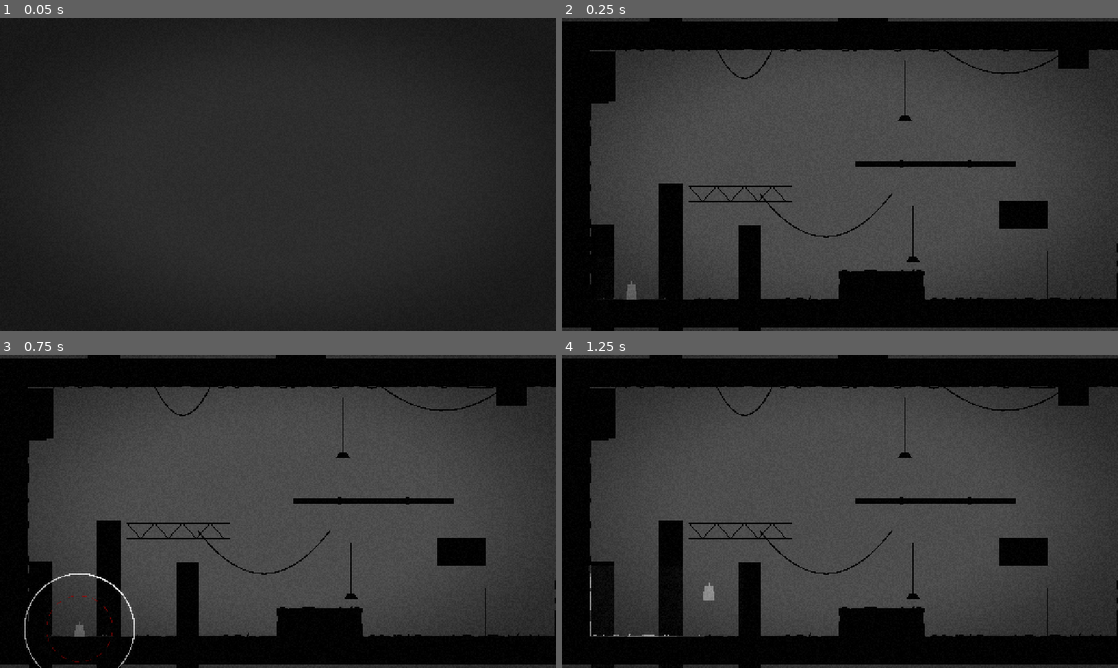
Above: before the commit, frames 1-4 (two rows, left to right).
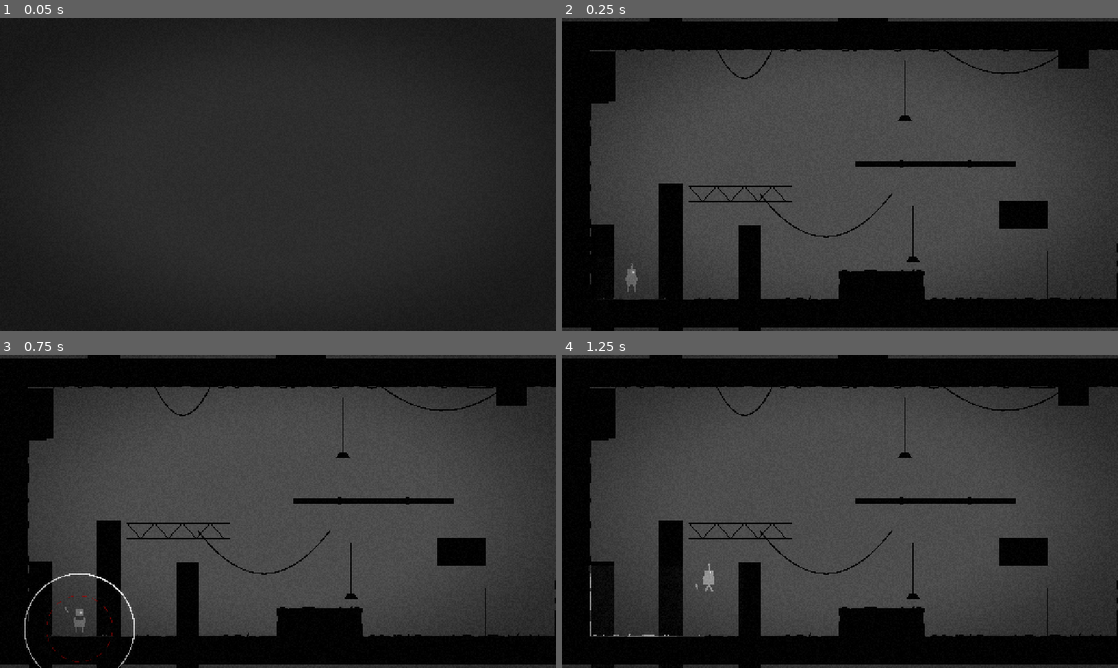
Above: after the commit, the same moments.

Repository: Joshuamathewj2/Signal-Lost
Game: Godot game, scene res://scenes/main/main.tscn
Same seed, same stepped clock (60 frames per second), same inputs: the game is played once before the commit and once after it.
Inputs (mouse positions are in pixels of both pictures, inside the frame that each line leads up to):
- Up to frame 1 (0.05 s): no input
- Up to frame 2 (0.25 s): no input
- Up to frame 3 (0.75 s): tap Enter at 0.5 s; move the mouse to (400, 495) at 0.52 s; hold D (move_right) from 0.53 s (still down); hold Shift (sneak) from 0.53 s (still down); click (400, 495) at 0.67 s
- Up to frame 4 (1.25 s): keep holding D (move_right); keep holding Shift (sneak); tap Space (jump) at 0.77, 0.8, 1.07 s

Frame 1 is identical in both runs. In frame 2, 0.2% of the frame differs, in the area x 11-14%, y 78-90%; in frame 3, 0.1%; in frame 4, 0.2%, in the area x 24-28%, y 66-79%.
Error in both runs: Invalid access to property or key 'origin' on a base object of type 'RefCounted (NoiseEvent)'. (res://scenes/sonar/ripple_rings.gd:22)

Commit message:
P6-T3: robot animation

Diff:
--- /dev/null
+++ b/scenes/player/death_burst.gd
@@ -0,0 +1,6 @@
+class_name DeathBurst
+extends CPUParticles2D
+
+func _ready() -> void:
+	emitting = true
+	finished.connect(queue_free)
--- /dev/null
+++ b/scenes/player/death_burst.tscn
@@ -0,0 +1,19 @@
+[gd_scene format=3 uid="uid://cdeath_burst_01"]
+
+[ext_resource type="Script" path="res://scenes/player/death_burst.gd" id="1_dbgd"]
+
+[node name="DeathBurst" type="CPUParticles2D"]
+emitting = false
+amount = 60
+lifetime = 0.9
+one_shot = true
+explosiveness = 1.0
+direction = Vector2(0, -1)
+spread = 180.0
+gravity = Vector2(0, 300)
+initial_velocity_min = 60.0
+initial_velocity_max = 180.0
+scale_amount_min = 1.5
+scale_amount_max = 2.5
+color = Color(1, 1, 1, 1)
+script = ExtResource("1_dbgd")
--- a/scenes/player/player_visual.gd
+++ b/scenes/player/player_visual.gd
@@ -1,11 +1,24 @@
 class_name PlayerVisual
 extends Node2D
 
+const DEATH_BURST_SCENE: PackedScene = preload("res://scenes/player/death_burst.tscn")
+
 @onready var body_polygon: Polygon2D = $Body
 @onready var head_polygon: Polygon2D = $Head
+@onready var eye_polygon: Polygon2D = $Eye
 @onready var antenna_line: Line2D = $Antenna
+@onready var antenna_tip: Polygon2D = $Antenna/AntennaTip
+@onready var leg_l: Line2D = $LegL
+@onready var leg_r: Line2D = $LegR
+@onready var arm_l: Line2D = $ArmL
+@onready var arm_r: Line2D = $ArmR
 
 var current_pose: StringName = &"idle"
+var current_facing: int = 1
+var anim_time: float = 0.0
+var walk_phase: float = 0.0
+var land_tween: Tween = null
+var is_dead: bool = false
 
 func _ready() -> void:
 	update_colors()
@@ -18,20 +31,150 @@
 		body_polygon.color = c
 	if head_polygon != null:
 		head_polygon.color = c
+	if eye_polygon != null:
+		eye_polygon.color = c
 	if antenna_line != null:
 		antenna_line.default_color = c
+	if antenna_tip != null:
+		antenna_tip.color = c
+	if leg_l != null:
+		leg_l.default_color = c
+	if leg_r != null:
+		leg_r.default_color = c
+	if arm_l != null:
+		arm_l.default_color = c
+	if arm_r != null:
+		arm_r.default_color = c
 
 func set_facing(dir: int) -> void:
 	if dir != 0:
+		current_facing = dir
 		scale.x = 1.0 if dir > 0 else -1.0
 
 func set_pose(pose: StringName) -> void:
+	if current_pose == pose:
+		return
+	var prev_pose: StringName = current_pose
 	current_pose = pose
-	match pose:
-		&"crouch", &"sneak":
-			position.y = 3.0
+
+	if pose == &"land" and prev_pose == &"fall":
+		_play_land_squash()
+
+func _play_land_squash() -> void:
+	if land_tween != null and land_tween.is_valid():
+		land_tween.kill()
+	scale = Vector2(scale.x * 1.25, 0.75)
+	land_tween = create_tween()
+	land_tween.tween_property(self, "scale", Vector2(1.0 if current_facing > 0 else -1.0, 1.0), 0.12).set_trans(Tween.TRANS_BACK).set_ease(Tween.EASE_OUT)
+
+func _process(delta: float) -> void:
+	if is_dead:
+		return
+
+	anim_time += delta
+
+	match current_pose:
+		&"idle":
+			_animate_idle(delta)
+		&"run":
+			_animate_run(delta)
+		&"sneak":
+			_animate_sneak()
+		&"jump":
+			_animate_jump()
+		&"fall":
+			_animate_fall()
+		&"charge":
+			_animate_charge()
 		_:
-			position.y = 0.0
+			_reset_pose()
+
+func _animate_idle(_delta: float) -> void:
+	_reset_pose()
+	if body_polygon != null:
+		body_polygon.position.y = sin(anim_time * 2.2) * 0.6
+	if head_polygon != null:
+		head_polygon.position.y = sin(anim_time * 2.2) * 0.6
+	if eye_polygon != null:
+		eye_polygon.position.y = -23.0 + sin(anim_time * 2.2) * 0.6
+	if antenna_line != null:
+		antenna_line.rotation = sin(anim_time * 3.1) * deg_to_rad(4.0)
+
+func _animate_run(delta: float) -> void:
+	_reset_pose()
+	walk_phase += delta * 14.0
+	var leg_angle: float = sin(walk_phase) * deg_to_rad(35.0)
+	if leg_l != null:
+		leg_l.rotation = leg_angle
+	if leg_r != null:
+		leg_r.rotation = -leg_angle
+	if arm_l != null:
+		arm_l.rotation = -leg_angle * 0.7
+	if arm_r != null:
+		arm_r.rotation = leg_angle * 0.7
+	if body_polygon != null:
+		body_polygon.position.y = absf(sin(walk_phase)) * 1.2
+	rotation = deg_to_rad(6.0)
+
+func _animate_sneak() -> void:
+	_reset_pose()
+	position.y = 4.0
+	if body_polygon != null:
+		body_polygon.scale.y = 0.7
+	if antenna_line != null:
+		antenna_line.rotation = deg_to_rad(-30.0)
+
+func _animate_jump() -> void:
+	_reset_pose()
+	if leg_l != null:
+		leg_l.rotation = deg_to_rad(20.0)
+	if leg_r != null:
+		leg_r.rotation = deg_to_rad(-20.0)
+	if arm_l != null:
+		arm_l.rotation = deg_to_rad(-40.0)
+	if arm_r != null:
+		arm_r.rotation = deg_to_rad(-40.0)
+
+func _animate_fall() -> void:
+	_reset_pose()
+	if leg_l != null:
+		leg_l.rotation = deg_to_rad(20.0)
+	if leg_r != null:
+		leg_r.rotation = deg_to_rad(-20.0)
+	if arm_l != null:
+		arm_l.rotation = deg_to_rad(-40.0)
+	if arm_r != null:
+		arm_r.rotation = deg_to_rad(-40.0)
+
+func _animate_charge() -> void:
+	_reset_pose()
+	if antenna_tip != null:
+		var s: float = 1.0 + 0.3 * sin(anim_time * 20.0)
+		antenna_tip.scale = Vector2(s, s)
+	position.x = randf_range(-0.5, 0.5)
+
+func _reset_pose() -> void:
+	position = Vector2.ZERO
+	rotation = 0.0
+	if body_polygon != null:
+		body_polygon.position = Vector2.ZERO
+		body_polygon.scale = Vector2.ONE
+	if head_polygon != null:
+		head_polygon.position = Vector2.ZERO
+	if eye_polygon != null:
+		eye_polygon.position = Vector2(2.0, -23.0)
+	if antenna_line != null:
+		antenna_line.rotation = 0.0
+	if antenna_tip != null:
+		antenna_tip.scale = Vector2.ONE
+	if leg_l != null:
+		leg_l.rotation = 0.0
+	if leg_r != null:
+		leg_r.rotation = 0.0
+	if arm_l != null:
+		arm_l.rotation = 0.0
+	if arm_r != null:
+		arm_r.rotation = 0.0
 
 func set_alert(_v: float) -> void:
 	pass
@@ -42,4 +185,36 @@
 	tween.tween_property(self, "modulate", Color.WHITE, 0.15)
 
 func play_death() -> void:
-	visible = false
+	if is_dead:
+		return
+	is_dead = true
+
+	# Spawn death burst particles
+	var burst: Node2D = DEATH_BURST_SCENE.instantiate() as Node2D
+	burst.global_position = global_position + Vector2(0.0, -12.0)
+	get_parent().get_parent().add_child(burst)
+
+	# Hide body parts, eye lingers 0.3s then pops
+	if body_polygon != null:
+		body_polygon.visible = false
+	if head_polygon != null:
+		head_polygon.visible = false
+	if antenna_line != null:
+		antenna_line.visible = false
+	if leg_l != null:
+		leg_l.visible = false
+	if leg_r != null:
+		leg_r.visible = false
+	if arm_l != null:
+		arm_l.visible = false
+	if arm_r != null:
+		arm_r.visible = false
+
+	if eye_polygon != null:
+		var t := create_tween()
+		t.tween_interval(0.3)
+		t.tween_property(eye_polygon, "scale", Vector2(1.8, 1.8), 0.06)
+		t.tween_callback(func() -> void:
+			if eye_polygon != null:
+				eye_polygon.visible = false
+		)
--- a/scenes/player/player_visual.tscn
+++ b/scenes/player/player_visual.tscn
@@ -1,17 +1,53 @@
 [gd_scene format=3 uid="uid://bplayer_visual_01"]
 
 [ext_resource type="Script" path="res://scenes/player/player_visual.gd" id="1_vis01"]
+
+[sub_resource type="CanvasItemMaterial" id="CanvasItemMaterial_eye"]
+light_mode = 1
 
 [node name="Visual" type="Node2D"]
 script = ExtResource("1_vis01")
 
 [node name="Body" type="Polygon2D" parent="."]
-polygon = PackedVector2Array(-6, -1, 6, -1, 6, 9, -6, 9)
+color = Color(1, 1, 1, 1)
+polygon = PackedVector2Array(-6, -19, 6, -19, 6, -9, -6, -9)
 
 [node name="Head" type="Polygon2D" parent="."]
-polygon = PackedVector2Array(-5, -8, 5, -8, 5, -1, -5, -1)
+color = Color(1, 1, 1, 1)
+polygon = PackedVector2Array(-5, -26, 5, -26, 5, -19, -5, -19)
+
+[node name="Eye" type="Polygon2D" parent="."]
+material = SubResource("CanvasItemMaterial_eye")
+position = Vector2(2, -23)
+color = Color(1, 1, 1, 1)
+polygon = PackedVector2Array(-1, -1, 1, -1, 1, 1, -1, 1)
 
 [node name="Antenna" type="Line2D" parent="."]
-points = PackedVector2Array(0, -8, 0, -12)
-width = 1.0
+points = PackedVector2Array(0, -26, 0, -32)
+width = 1.5
 default_color = Color(1, 1, 1, 1)
+
+[node name="AntennaTip" type="Polygon2D" parent="Antenna"]
+position = Vector2(0, -32)
+color = Color(1, 1, 1, 1)
+polygon = PackedVector2Array(-1, -1, 1, -1, 1, 1, -1, 1)
+
+[node name="LegL" type="Line2D" parent="."]
+points = PackedVector2Array(-3, -9, -4, -4, -4, 0)
+width = 2.0
+default_color = Color(1, 1, 1, 1)
+
+[node name="LegR" type="Line2D" parent="."]
+points = PackedVector2Array(3, -9, 4, -4, 4, 0)
+width = 2.0
+default_color = Color(1, 1, 1, 1)
+
+[node name="ArmL" type="Line2D" parent="."]
+points = PackedVector2Array(-5, -17, -7, -12)
+width = 2.0
+default_color = Color(1, 1, 1, 1)
+
+[node name="ArmR" type="Line2D" parent="."]
+points = PackedVector2Array(5, -17, 7, -12)
+width = 2.0
+default_color = Color(1, 1, 1, 1)
Not shown, added: scenes/player/death_burst.gd.uid
Not shown, changed: CHANGELOG.md
Not shown, changed: docs/TASKS.md
